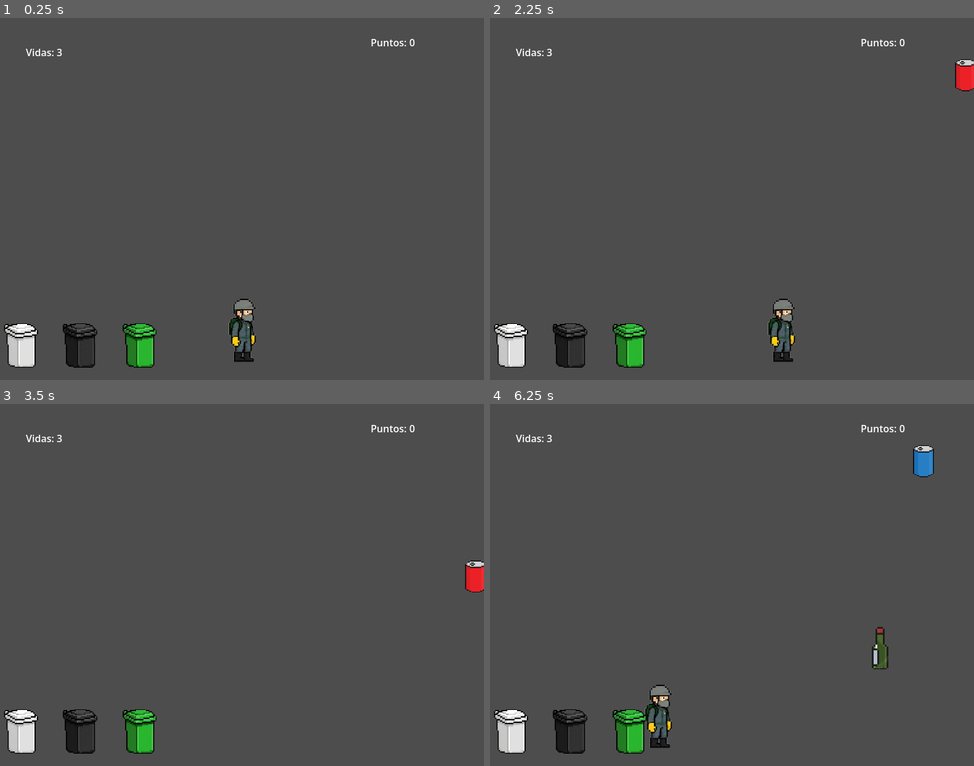
Above: before the commit, frames 1-4 (two rows, left to right).
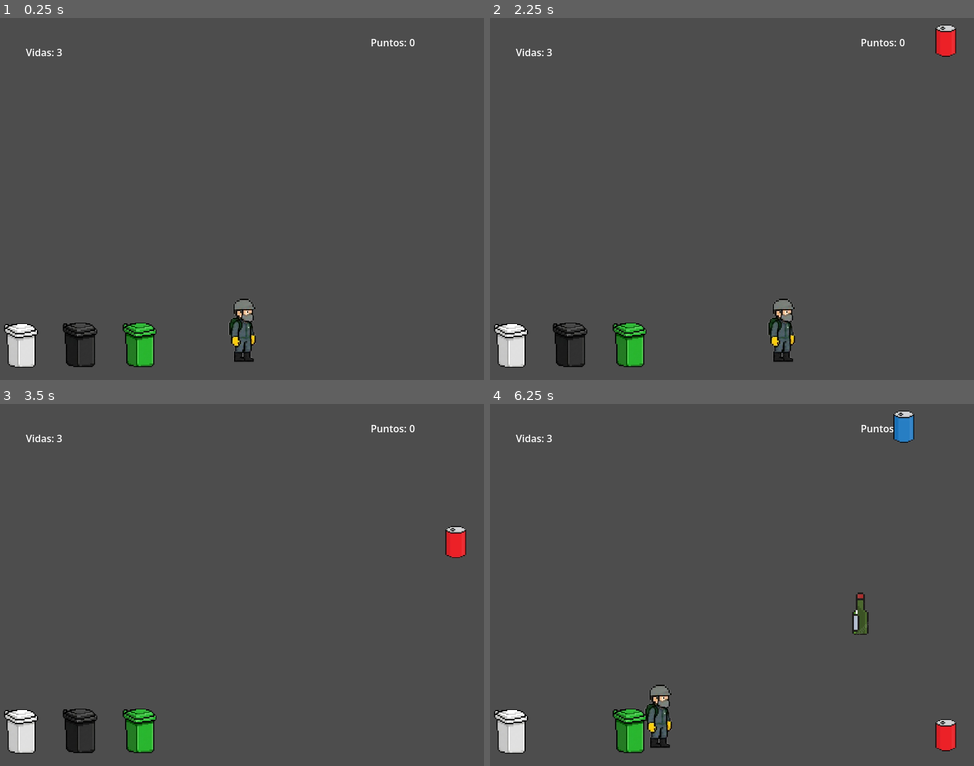
Above: after the commit, the same moments.

Repository: carlosForero1/videoJuego
Game: Godot game, scene res://escenaPrincipales/escenaNivel.tscn
Same seed, same stepped clock (60 frames per second), same inputs: the game is played once before the commit and once after it.
Inputs:
- Up to frame 1 (0.25 s): no input
- Up to frame 2 (2.25 s): tap Enter at 0.5 s; hold D (derecha) 0.53-1.28 s; hold E (recoger) 0.53-1.28 s; hold A (izquierda) 1.28-2.03 s; tap E (recoger) at 1.35 s; hold D (derecha) from 2.03 s (still down); hold E (recoger) from 2.03 s (still down)
- Up to frame 3 (3.5 s): keep holding D (derecha); release E (recoger) at 2.78 s; tap E (recoger) at 2.85 s
- Up to frame 4 (6.25 s): release D (derecha) at 3.53 s; hold E (recoger) 3.53-4.28 s; hold A (izquierda) 3.53-5.78 s; tap E (recoger) at 4.35, 5.85 s; hold E (recoger) 5.03-5.78 s; hold D (derecha) from 5.78 s (still down)

The runs differ from the first frame. In frame 1, 0.3% of the frame differs, in the area x 12-33%, y 84-97%; in frame 2, 0.9%; in frame 3, 0.9%; in frame 4, 2.5%, in the area x 12-97%, y 1-97%.

Commit message:
:bug: Se soluciona bug de player y de contenedores

Diff:
--- a/escenaPrincipales/escenaNivel.tscn
+++ b/escenaPrincipales/escenaNivel.tscn
@@ -31,8 +31,8 @@
 offset_bottom = 111.999985
 
 [node name="limite" type="StaticBody2D" parent="." unique_id=995224345]
-collision_layer = 2
-collision_mask = 2
+collision_layer = 3
+collision_mask = 3
 physics_material_override = SubResource("PhysicsMaterial_3alid")
 
 [node name="CollisionShape2D" type="CollisionShape2D" parent="limite" unique_id=468318050]
@@ -56,7 +56,7 @@
 collision_layer = 2
 collision_mask = 2
 
-[node name="BasureroNegro" parent="." unique_id=916726562 instance=ExtResource("3_g4h52")]
+[node name="BasureroNegro" parent="." unique_id=916726562 groups=["contenedor"] instance=ExtResource("3_g4h52")]
 position = Vector2(144, 544)
 collision_layer = 2
 collision_mask = 2
@@ -67,7 +67,7 @@
 collision_mask = 2
 
 [node name="Spawner" type="Node2D" parent="." unique_id=2046053099]
-position = Vector2(472, 72)
+position = Vector2(440, 16)
 script = ExtResource("6_ju2q7")
 basuras = Array[PackedScene]([ExtResource("11_0uaiv"), ExtResource("7_ek14j"), ExtResource("5_g4h52"), ExtResource("9_3efce"), ExtResource("7_ckgf4")])
 
--- a/escenas/basuras/botellas/BotellaPlastico.tscn
+++ b/escenas/basuras/botellas/BotellaPlastico.tscn
@@ -9,6 +9,7 @@
 
 [node name="BotellaPlastico" type="CharacterBody2D" unique_id=5813716]
 script = ExtResource("1_nu6ic")
+tipo = "blanco"
 
 [node name="Sprite2D" type="Sprite2D" parent="." unique_id=1758713463]
 scale = Vector2(0.45454547, 0.40909088)
--- a/escenas/basuras/botellas/BotellaVino.tscn
+++ b/escenas/basuras/botellas/BotellaVino.tscn
@@ -9,6 +9,7 @@
 
 [node name="BotellaVino" type="CharacterBody2D" unique_id=695317040]
 script = ExtResource("2_5srei")
+tipo = "blanco"
 
 [node name="Sprite2D" type="Sprite2D" parent="." unique_id=175164715]
 position = Vector2(1.9073486e-06, -1.1444092e-05)
--- a/escenas/basuras/latas/LataAmarilla.tscn
+++ b/escenas/basuras/latas/LataAmarilla.tscn
@@ -1,41 +1,14 @@
 [gd_scene format=3 uid="uid://bgm7buslwhxki"]
 
 [ext_resource type="Texture2D" uid="uid://cbyx0ck0hi7et" path="res://imagenes/Captura_de_pantalla_2026-04-27_165130-removebg-preview.png" id="1_ecpfe"]
-
-[sub_resource type="GDScript" id="GDScript_yflb2"]
-script/source = "extends CharacterBody2D
-
-@export var speed = 150
-var es_reciclable = false
-var nombre = \"\"
-
-@onready var label = $Label
-@onready var sprite: Sprite2D = $Sprite2D
-func configurar(_nombre, reciclable, dificultad):
-	nombre = _nombre
-	es_reciclable = reciclable
-
-
-	# Mostrar texto
-	if label:
-		label.text = nombre
-
-	speed = 150 + (dificultad * 20)
-
-func _physics_process(delta):
-	velocity.y = speed
-	move_and_slide()
-
-	# Eliminar si sale de pantalla
-	if position.y > 700:
-		queue_free()
-"
+[ext_resource type="Script" uid="uid://cernmyej3g6cj" path="res://scripts/Basura.gd" id="1_lggbf"]
 
 [sub_resource type="RectangleShape2D" id="RectangleShape2D_43pb5"]
 size = Vector2(32, 56)
 
 [node name="Basura" type="CharacterBody2D" unique_id=1289863611]
-script = SubResource("GDScript_yflb2")
+script = ExtResource("1_lggbf")
+tipo = "blanco"
 
 [node name="Sprite2D" type="Sprite2D" parent="." unique_id=1173120549]
 position = Vector2(0, -1.9999993)
--- a/escenas/basuras/latas/LataAzul.tscn
+++ b/escenas/basuras/latas/LataAzul.tscn
@@ -8,6 +8,7 @@
 
 [node name="Basura" type="CharacterBody2D" unique_id=1289863611]
 script = ExtResource("1_0hf1s")
+tipo = "blanco"
 
 [node name="Sprite2D" type="Sprite2D" parent="." unique_id=1173120549]
 position = Vector2(0, -1.9999993)
--- a/escenas/basuras/latas/LataRoja.tscn
+++ b/escenas/basuras/latas/LataRoja.tscn
@@ -1,41 +1,14 @@
 [gd_scene format=3 uid="uid://cikjysnasvvmw"]
 
 [ext_resource type="Texture2D" uid="uid://cbyx0ck0hi7et" path="res://imagenes/Captura_de_pantalla_2026-04-27_165130-removebg-preview.png" id="1_vswqa"]
-
-[sub_resource type="GDScript" id="GDScript_yflb2"]
-script/source = "extends CharacterBody2D
-
-@export var speed = 150
-var es_reciclable = false
-var nombre = \"\"
-
-@onready var label = $Label
-@onready var sprite: Sprite2D = $Sprite2D
-func configurar(_nombre, reciclable, dificultad):
-	nombre = _nombre
-	es_reciclable = reciclable
-
-
-	# Mostrar texto
-	if label:
-		label.text = nombre
-
-	speed = 150 + (dificultad * 20)
-
-func _physics_process(delta):
-	velocity.y = speed
-	move_and_slide()
-
-	# Eliminar si sale de pantalla
-	if position.y > 700:
-		queue_free()
-"
+[ext_resource type="Script" uid="uid://cernmyej3g6cj" path="res://scripts/Basura.gd" id="1_xlj2g"]
 
 [sub_resource type="RectangleShape2D" id="RectangleShape2D_43pb5"]
 size = Vector2(32, 56)
 
 [node name="Basura" type="CharacterBody2D" unique_id=1289863611]
-script = SubResource("GDScript_yflb2")
+script = ExtResource("1_xlj2g")
+tipo = "blanco"
 
 [node name="Sprite2D" type="Sprite2D" parent="." unique_id=1173120549]
 position = Vector2(0, -1.9999993)
--- a/escenas/basureros/basureroBlanco.tscn
+++ b/escenas/basureros/basureroBlanco.tscn
@@ -8,6 +8,7 @@
 
 [node name="BasureroBlanco" type="CharacterBody2D" unique_id=377084350 groups=["contenedor"]]
 script = ExtResource("1_6uc8b")
+tipo = "blanco"
 
 [node name="Sprite2D" type="Sprite2D" parent="." unique_id=1334802968]
 scale = Vector2(0.35, 0.375)
--- a/escenas/basureros/basureroNegro.tscn
+++ b/escenas/basureros/basureroNegro.tscn
@@ -1,11 +1,14 @@
 [gd_scene format=3 uid="uid://bdeekvcu5sxex"]
 
+[ext_resource type="Script" uid="uid://cernmyej3g6cj" path="res://scripts/Basura.gd" id="1_8m3s3"]
 [ext_resource type="Texture2D" uid="uid://bculn7nbtyqjy" path="res://imagenes/Gemini_Generated_Image_fwrhthfwrhthfwrh-removebg-preview.png" id="1_pnayp"]
 
 [sub_resource type="RectangleShape2D" id="RectangleShape2D_4jh7k"]
 size = Vector2(42, 66)
 
 [node name="BasureroBlanco" type="CharacterBody2D" unique_id=211628876]
+script = ExtResource("1_8m3s3")
+tipo = "negro"
 
 [node name="Sprite2D" type="Sprite2D" parent="." unique_id=1334802968]
 scale = Vector2(0.35, 0.375)
--- a/escenas/basureros/basureroVerde.tscn
+++ b/escenas/basureros/basureroVerde.tscn
@@ -1,11 +1,14 @@
 [gd_scene format=3 uid="uid://curmbysejvc7n"]
 
 [ext_resource type="Texture2D" uid="uid://bculn7nbtyqjy" path="res://imagenes/Gemini_Generated_Image_fwrhthfwrhthfwrh-removebg-preview.png" id="1_6mnok"]
+[ext_resource type="Script" uid="uid://cernmyej3g6cj" path="res://scripts/Basura.gd" id="1_orqub"]
 
 [sub_resource type="RectangleShape2D" id="RectangleShape2D_4jh7k"]
 size = Vector2(42, 66)
 
-[node name="BasureroBlanco" type="CharacterBody2D" unique_id=211628876 groups=["contenedor"]]
+[node name="BasureroBlanco" type="CharacterBody2D" unique_id=946966745 groups=["contenedor"]]
+script = ExtResource("1_orqub")
+tipo = "verde"
 
 [node name="Sprite2D" type="Sprite2D" parent="." unique_id=1334802968]
 scale = Vector2(0.35, 0.375)
--- a/escenas/player.tscn
+++ b/escenas/player.tscn
@@ -4,7 +4,7 @@
 [ext_resource type="Texture2D" uid="uid://chh7ycdq04ks" path="res://imagenes/jugador-removebg-preview.png" id="1_q3yk6"]
 
 [sub_resource type="CapsuleShape2D" id="CapsuleShape2D_kclba"]
-radius = 48.0
+radius = 24.0
 height = 128.0
 
 [node name="Player" type="CharacterBody2D" unique_id=835021892]
@@ -16,6 +16,7 @@
 region_rect = Rect2(128, 136, 48, 104)
 
 [node name="Detector" type="Area2D" parent="." unique_id=1789613890]
+collision_mask = 4294967295
 
 [node name="CollisionShape2D" type="CollisionShape2D" parent="Detector" unique_id=1020404800]
 shape = SubResource("CapsuleShape2D_kclba")
--- a/scripts/contenedor.gd
+++ b/scripts/contenedor.gd
@@ -1,3 +1,3 @@
 extends CharacterBody2D
 
-@export var tipo = "reciclaje" # cambia según el contenedor
+@export var tipo = "reciclaje"
--- a/scripts/player.gd
+++ b/scripts/player.gd
@@ -32,7 +32,6 @@
 	if body == contenedor_cerca:
 		contenedor_cerca = null
 
-# 👇 AQUÍ VA TU CÓDIGO
 func _input(event):
 	if event.is_action_pressed("recoger"):
 
@@ -40,16 +39,12 @@
 		if objeto_cargado == null and basura_cerca != null:
 			objeto_cargado = basura_cerca
 			objeto_cargado.visible = false
-			print("Recogiste basura tipo: " + objeto_cargado.tipo)
 
 		# SOLTAR
 		elif objeto_cargado != null and contenedor_cerca != null:
-			print("Entre a esto")
-			if objeto_cargado.tipo == "basura":
-				print("Correcto")
+			if objeto_cargado.tipo == contenedor_cerca.tipo:
 				get_parent().sumar_punto()
 			else:
-				print("Incorrecto")
 				get_parent().perder_vida()
 
 			objeto_cargado.queue_free()
